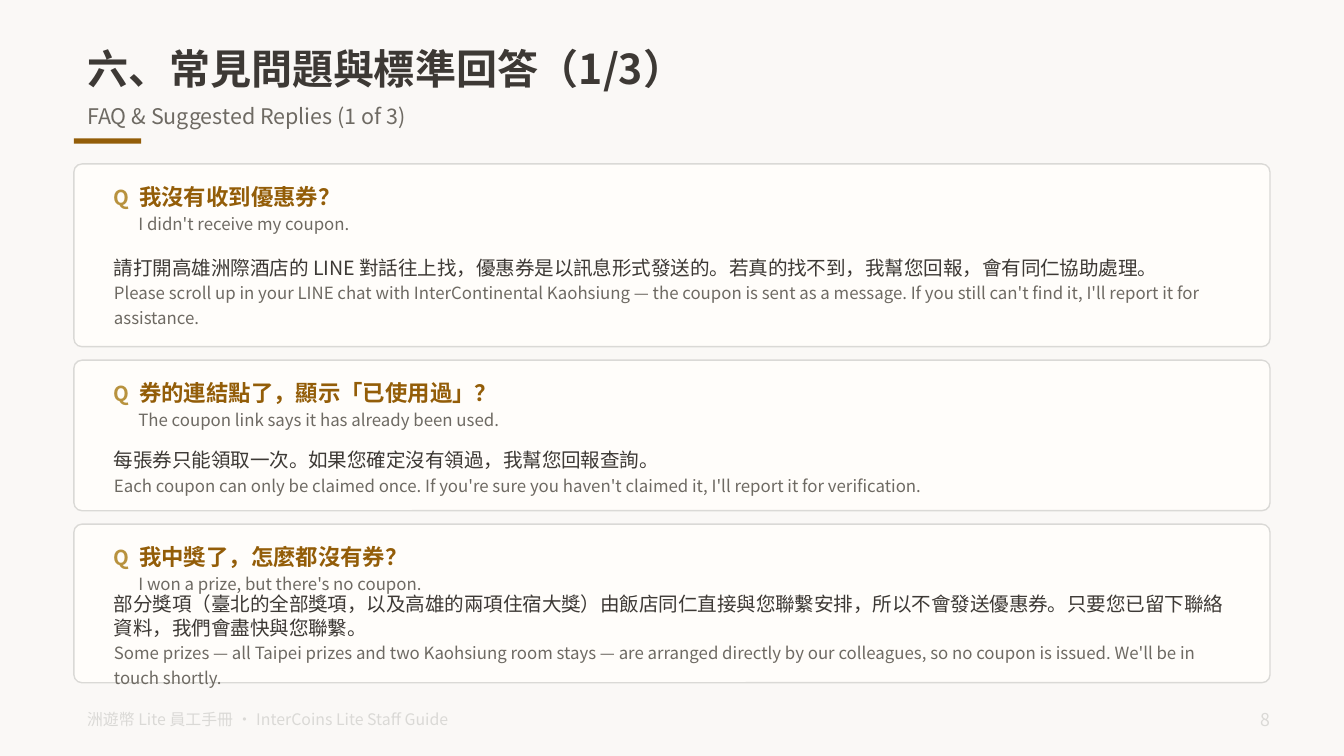
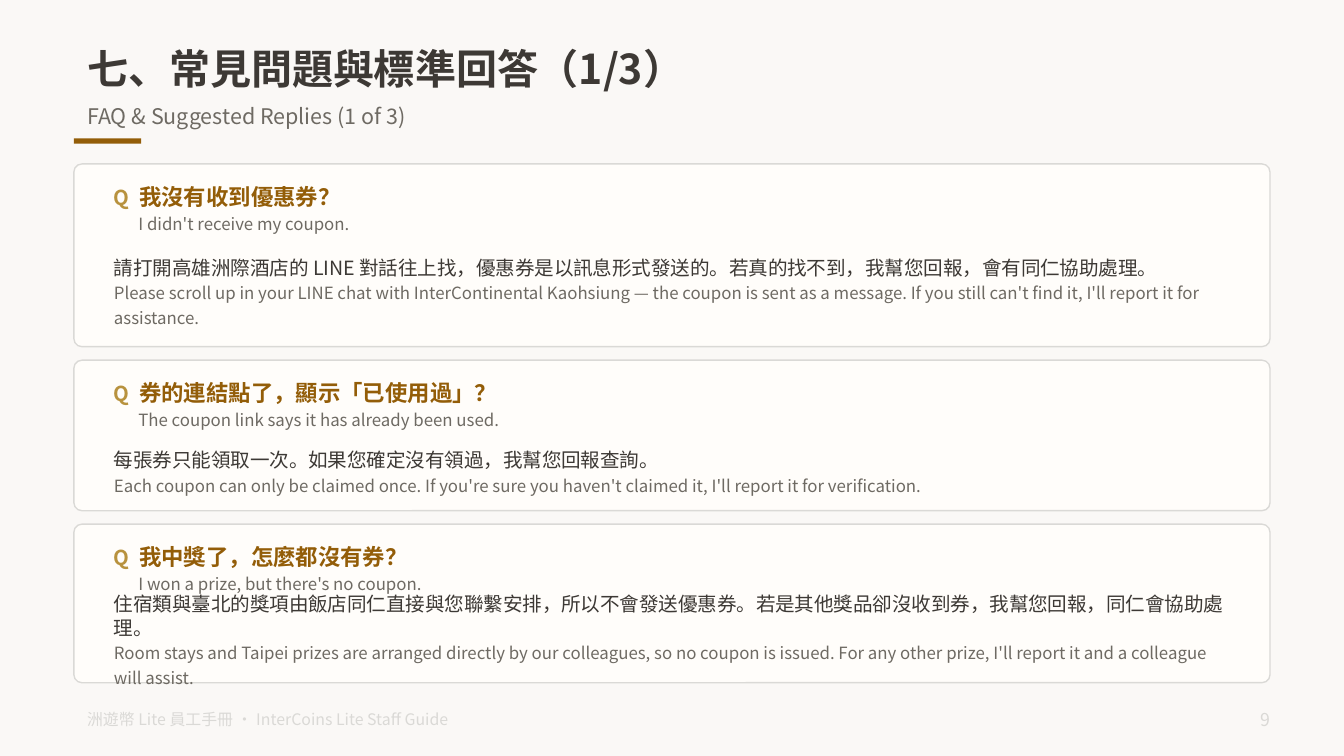
Before and after one commit to tony1229kimo/intercoins-lite, a slide deck: slide 10 of docs/洲遊幣Lite_員工手冊_一般版_雙語.pptx (slide 9 before the commit). Drawn at 1344x756 pixels with LibreOffice and Linux fonts; fonts in the diff are those of the drawing. Boxes give left, top, right and bottom in pixels: in the first picture for what was removed or moved away, otherwise in the second. Text is boxed around its words. In the diff, an @@ line names an element or a change of style, - is before the commit and + after.

```diff
--- a/docs/洲遊幣Lite_員工手冊_一般版_雙語.pptx
+++ b/docs/洲遊幣Lite_員工手冊_一般版_雙語.pptx
@@ text at <box>87,49,684,92</box>: text changed @@
-六、常見問題與標準回答（1/3）
+七、常見問題與標準回答（1/3）
@@ text at <box>114,591,1223,684</box>: text changed @@
-部分獎項（臺北的全部獎項，以及高雄的兩項住宿大獎）由飯店同仁直接與您聯繫安排，所以不會發送優惠券。只要您已留下聯絡資料，我們會盡快與您聯繫。
-Some prizes — all Taipei prizes and two Kaohsiung room stays — are arranged directly by our colleagues, so no coupon is issued. We'll be in touch shortly.
+住宿類與臺北的獎項由飯店同仁直接與您聯繫安排，所以不會發送優惠券。若是其他獎品卻沒收到券，我幫您回報，同仁會協助處理。
+Room stays and Taipei prizes are arranged directly by our colleagues, so no coupon is issued. For any other prize, I'll report it and a colleague will assist.
```
Also in this commit, not shown: 10 other slides changed, 1 slide added, 1 other file.
